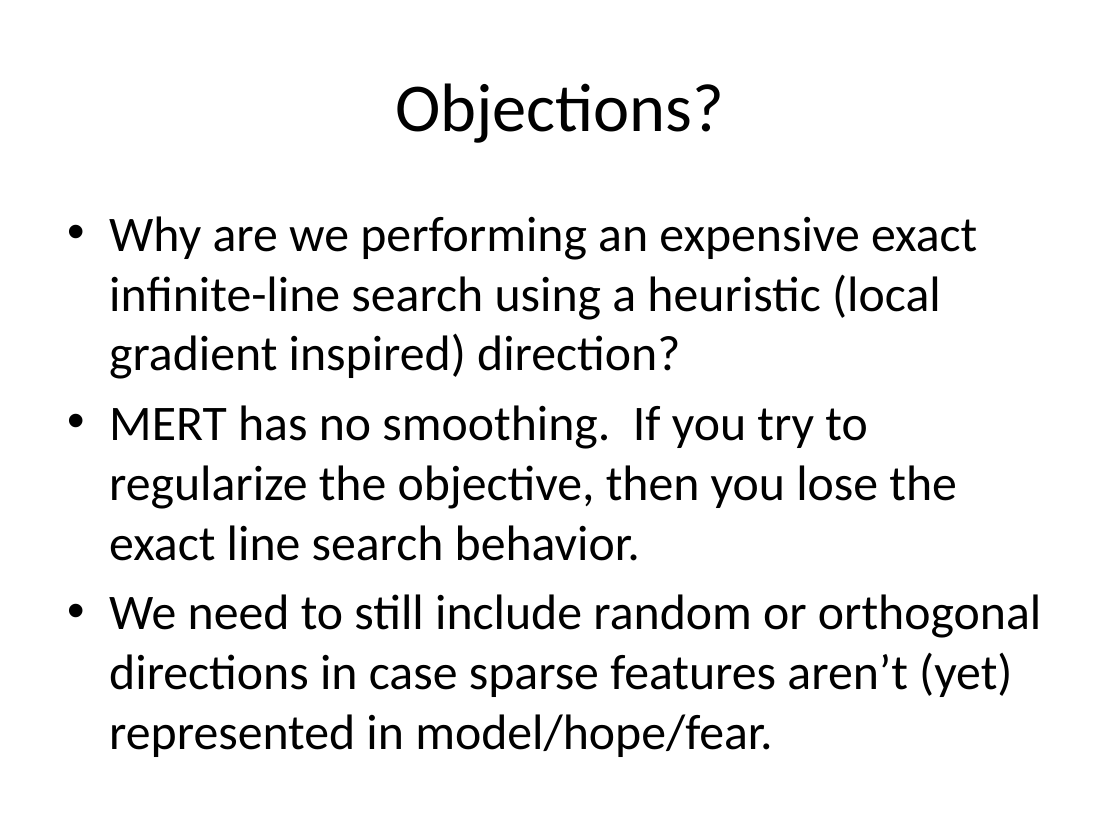
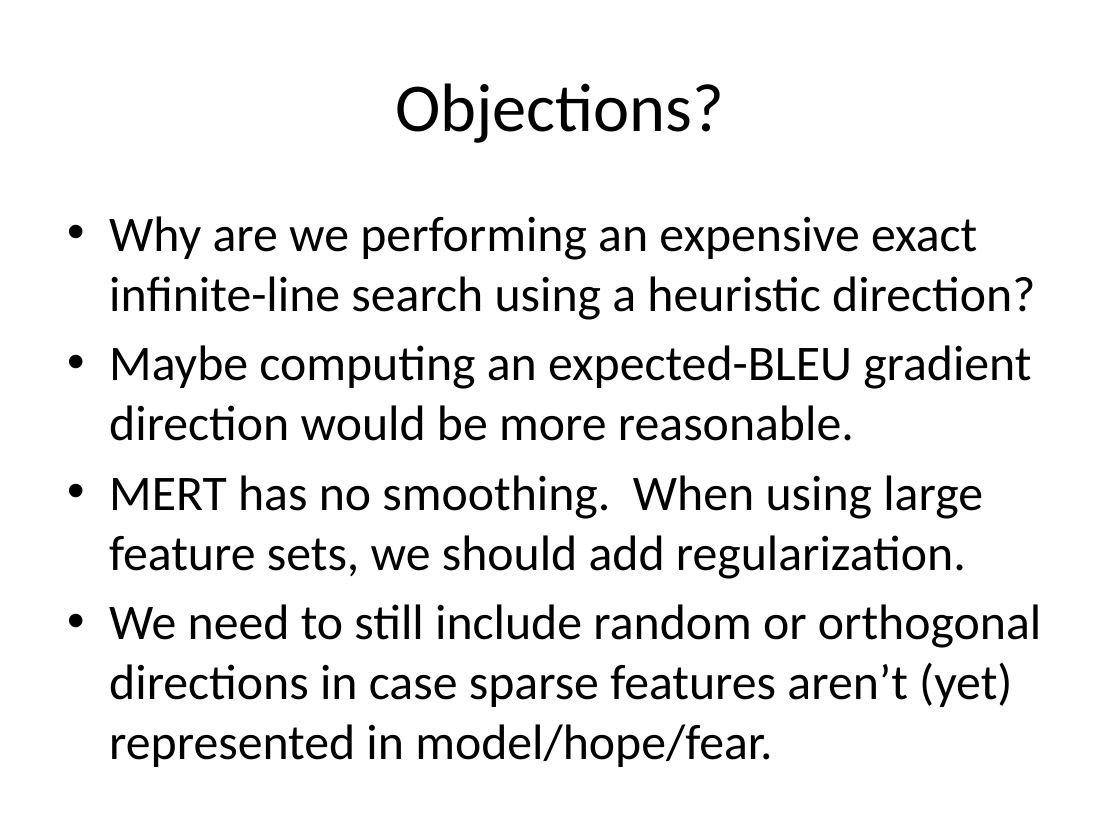
Before and after one commit to redpony/cdec, a slide deck: slide 4 of report/ws10-graehl.pptx. Drawn at 1120x840 pixels with LibreOffice and Linux fonts; fonts in the diff are those of the drawing. Boxes give left, top, right and bottom in pixels: in the first picture for what was removed or moved away, otherwise in the second. Text is boxed around its words. In the diff, an @@ line names an element or a change of style, - is before the commit and + after.

```diff
--- a/report/ws10-graehl.pptx
+++ b/report/ws10-graehl.pptx
@@ text at [109, 216, 1035, 579]: text changed @@
-• Why are we performing an expensive exact infinite-line search using a heuristic (local gradient inspired) direction?
-• MERT has no smoothing. If you try to regularize the objective, then you lose the exact line search behavior.
+• Why are we performing an expensive exact infinite-line search using a heuristic direction?
+• Maybe computing an expected-BLEU gradient direction would be more reasonable.
+• MERT has no smoothing. When using large feature sets, we should add regularization.
```
Also in this commit, not shown: 6 other slides changed, 2 other files.
